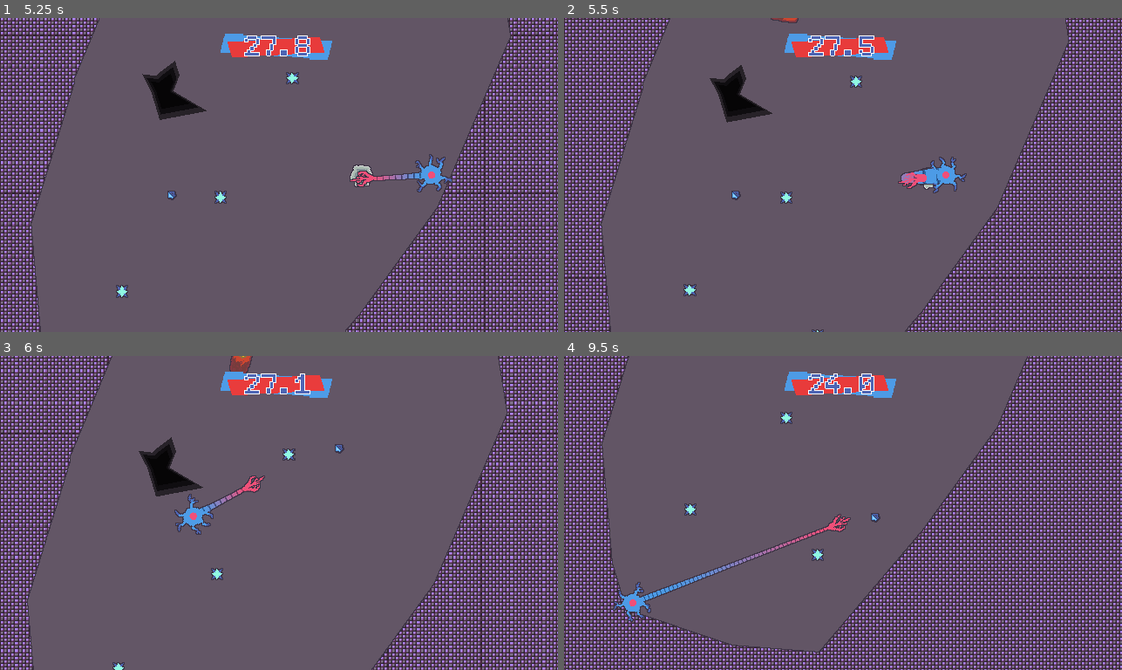
Above: before the commit, frames 1-4 (two rows, left to right).
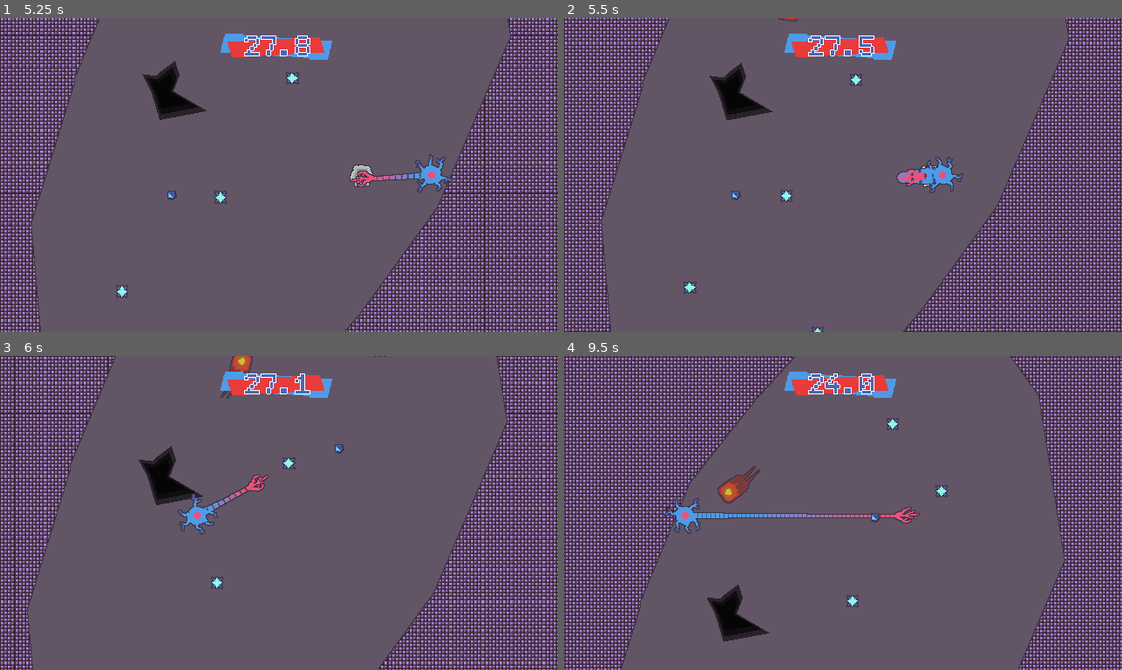
Above: after the commit, the same moments.

Repository: bnhrl/MomentumIsEverythingCountDown
Game: Godot game, scene res://Game/MainMenu/main_menu.tscn
The game is run twice, just before and just after one commit, with the same random seed, the same clock (stepped at 60 frames per second) and the same inputs.
Inputs (mouse positions are in pixels of both pictures, inside the frame that each line leads up to):
- Up to frame 1 (5.25 s): move the mouse to (267, 225) at 0.52 s; hold W (up) 0.53-2.03 s; click (267, 225) at 0.6 s; move the mouse to (61, 291) at 1.27 s; click (61, 291) at 1.35 s; move the mouse to (312, 149) at 2.02 s; hold A (left) 2.03-3.53 s; click (312, 149) at 2.1 s; move the mouse to (306, 175) at 2.77 s; click (306, 175) at 2.85 s; move the mouse to (195, 96) at 3.52 s; hold S (down) 3.53-4.28 s; click (195, 96) at 3.6 s; move the mouse to (401, 159) at 4.27 s; hold D (right) 4.28-5.03 s; click (401, 159) at 4.35 s; move the mouse to (167, 190) at 5.02 s; hold W (up) from 5.03 s (still down); click (167, 190) at 5.1 s
- Up to frame 2 (5.5 s): keep holding W (up)
- Up to frame 3 (6 s): move the mouse to (334, 443) at 5.77 s; release W (up) at 5.78 s; hold D (right) from 5.78 s (still down); click (334, 443) at 5.85 s
- Up to frame 4 (9.5 s): move the mouse to (815, 575) at 6.52 s; click (815, 575) at 6.6 s; move the mouse to (1010, 560) at 7.27 s; click (1010, 560) at 7.35 s; move the mouse to (675, 465) at 8.02 s; release D (right) at 8.03 s; hold S (down) 8.03-8.78 s; click (675, 465) at 8.1 s; move the mouse to (870, 513) at 8.77 s; hold A (left) from 8.78 s (still down); click (870, 513) at 8.85 s

Frame 1 is identical in both runs. In frame 2, 24% of the frame differs, in the area x 0-100%, y 0-100%; in frame 3, 21%; in frame 4, 51%.

Commit message:
Created level 1-1 and some folders. Made player stop when hit grapple.

Diff:
--- /dev/null
+++ b/Game/Levels/Stage1/Level1/level_1_1.tscn
@@ -0,0 +1,27 @@
+[gd_scene format=3 uid="uid://dhwaorb401jhg"]
+
+[ext_resource type="PackedScene" uid="uid://co1sgdv2x4nyr" path="res://Game/Levels/_Base/level.tscn" id="1_cv676"]
+[ext_resource type="PackedScene" uid="uid://b1aob121surnv" path="res://Game/PolygonWalls/polygon_wall.tscn" id="2_s2qlr"]
+[ext_resource type="PackedScene" uid="uid://c2mrm5rc4nnir" path="res://Game/GrapplePoints/grapple_point.tscn" id="3_3fy72"]
+
+[node name="Level1-1" unique_id=1414133645 instance=ExtResource("1_cv676")]
+
+[node name="Bounds" parent="." index="0" unique_id=1811867841]
+visible = false
+offset_right = 3549.0
+offset_bottom = 2274.0
+
+[node name="PlayerSpawnPoint" parent="." index="1" unique_id=1452407390]
+position = Vector2(355, 926)
+
+[node name="PolygonWall0" parent="WallLayer/PolygonWalls" parent_id_path=PackedInt32Array(576414089) index="0" unique_id=293361938 instance=ExtResource("2_s2qlr")]
+polygon = PackedVector2Array(635, 3, 635, -2, -2, -2, -2, 500, 91, 630, 107, 349, 156.29735, 108.54074)
+
+[node name="GrapplePoint0" parent="." index="9" unique_id=907286068 instance=ExtResource("3_3fy72")]
+position = Vector2(354, 749)
+
+[node name="GrapplePoint1" parent="." index="10" unique_id=485349368 instance=ExtResource("3_3fy72")]
+position = Vector2(530, 418)
+
+[node name="GrapplePoint2" parent="." index="11" unique_id=1359973139 instance=ExtResource("3_3fy72")]
+position = Vector2(802, 458)
--- a/Game/Player/player.gd
+++ b/Game/Player/player.gd
@@ -148,6 +148,8 @@
 
 func hit_grapple(node: Node2D) -> void:
 	#print("Grappled " + node.name + "!")
+	momentum = Vector2.ZERO
+	velocity = Vector2.ZERO
 	grappled_object = node
 	attempting_to_grapple = false
 
